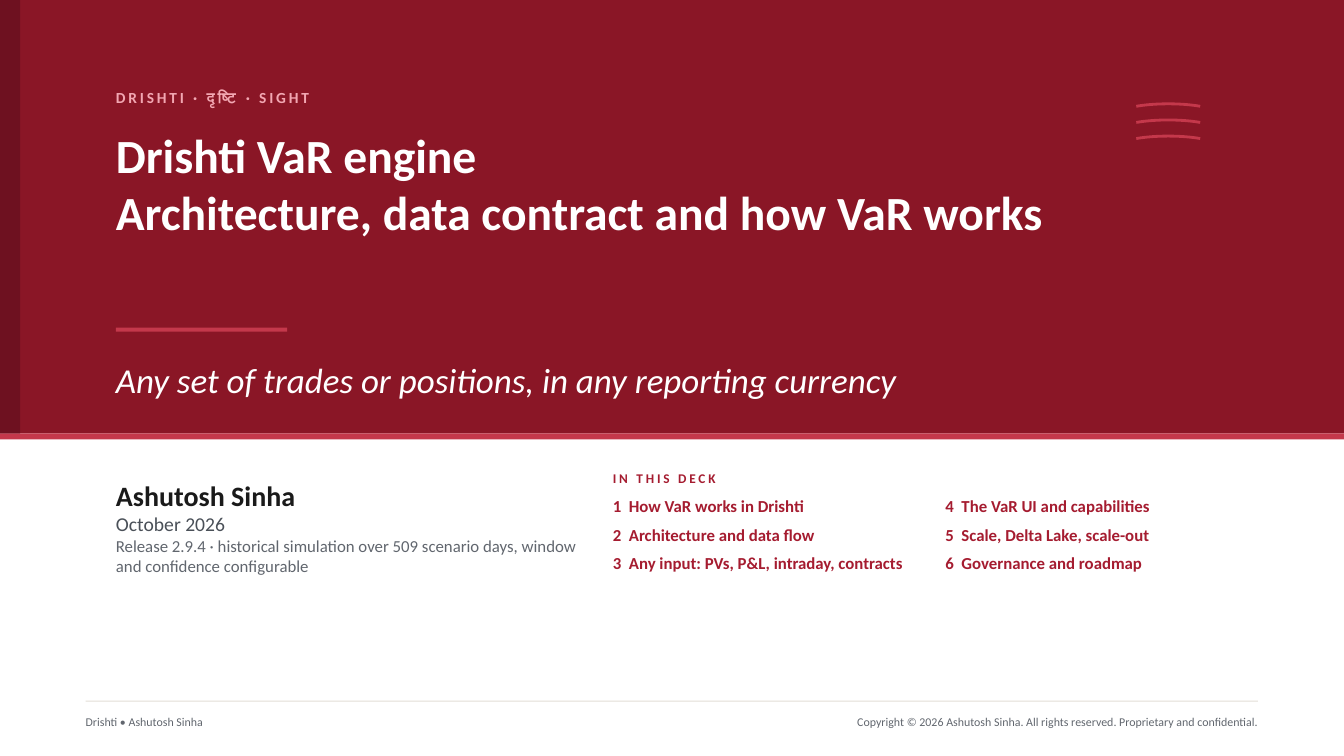
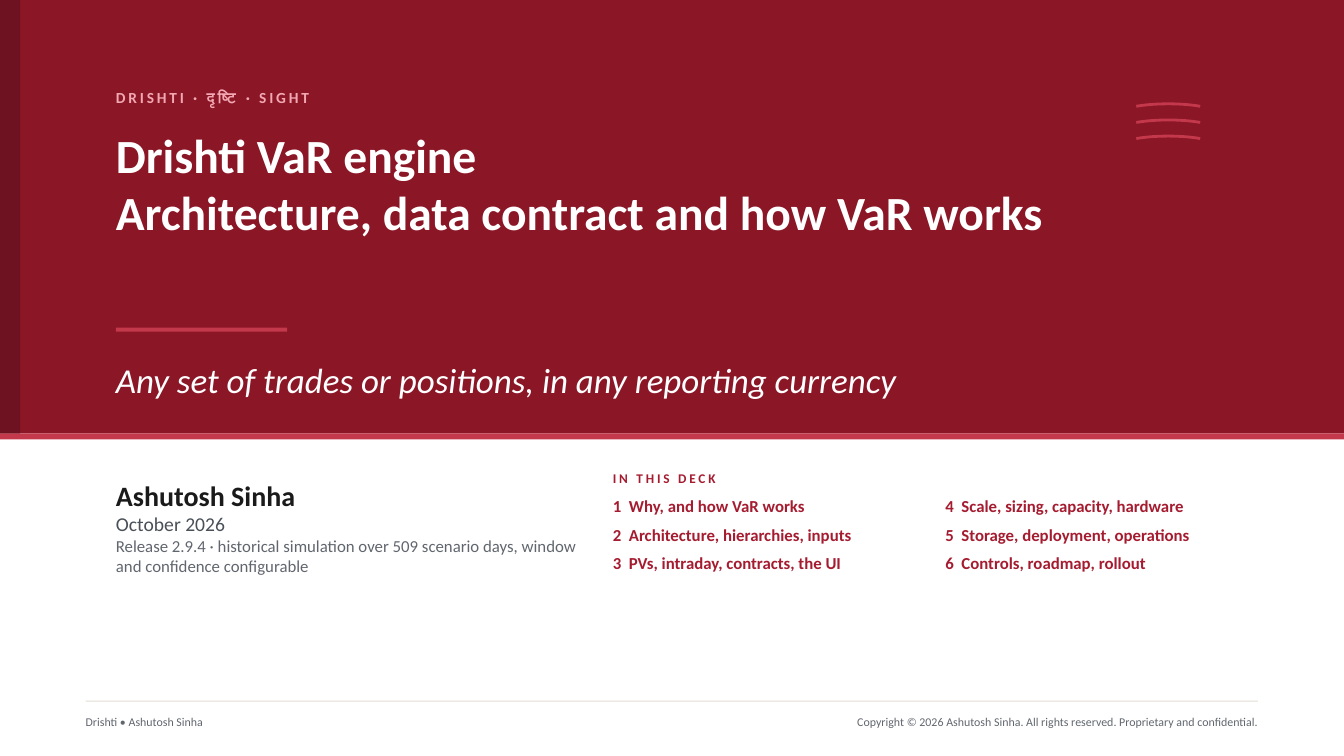
Before and after one commit to ajsinha/drishti, a slide deck: slide 1 of docs/publications/Drishti-VaR-Engine.pptx. Drawn at 1344x756 pixels with LibreOffice and Linux fonts; fonts in the diff are those of the drawing. Boxes give left, top, right and bottom in pixels: in the first picture for what was removed or moved away, otherwise in the second. Text is boxed around its words. In the diff, an @@ line names an element or a change of style, - is before the commit and + after.

Commit message:
VaR engine deck expanded to 34 slides: hierarchies, the pricing-system record and onboarding, 10-day and stressed VaR, capacity and the hardware plan with 39% headroom, Delta or Iceberg, schema changes, deployment options, AWS deployment and cost (ECS, Fargate, S3 first; options A, B and sharded C), operations, model risk and controls, rollout, glossary

```diff
--- a/docs/publications/Drishti-VaR-Engine.pptx
+++ b/docs/publications/Drishti-VaR-Engine.pptx
@@ text at [613, 500, 852, 572]: text changed @@
-1 How VaR works in Drishti
-2 Architecture and data flow
-3 Any input: PVs, P&L, intraday, contracts
+1 Why, and how VaR works
+2 Architecture, hierarchies, inputs
+3 PVs, intraday, contracts, the UI
@@ text at [945, 500, 1190, 572]: text changed @@
-4 The VaR UI and capabilities
-5 Scale, Delta Lake, scale-out
-6 Governance and roadmap
+4 Scale, sizing, capacity, hardware
+5 Storage, deployment, operations
+6 Controls, roadmap, rollout
```
Also in this commit, not shown: 5 other slides changed, 19 slides added, 1 other file.
